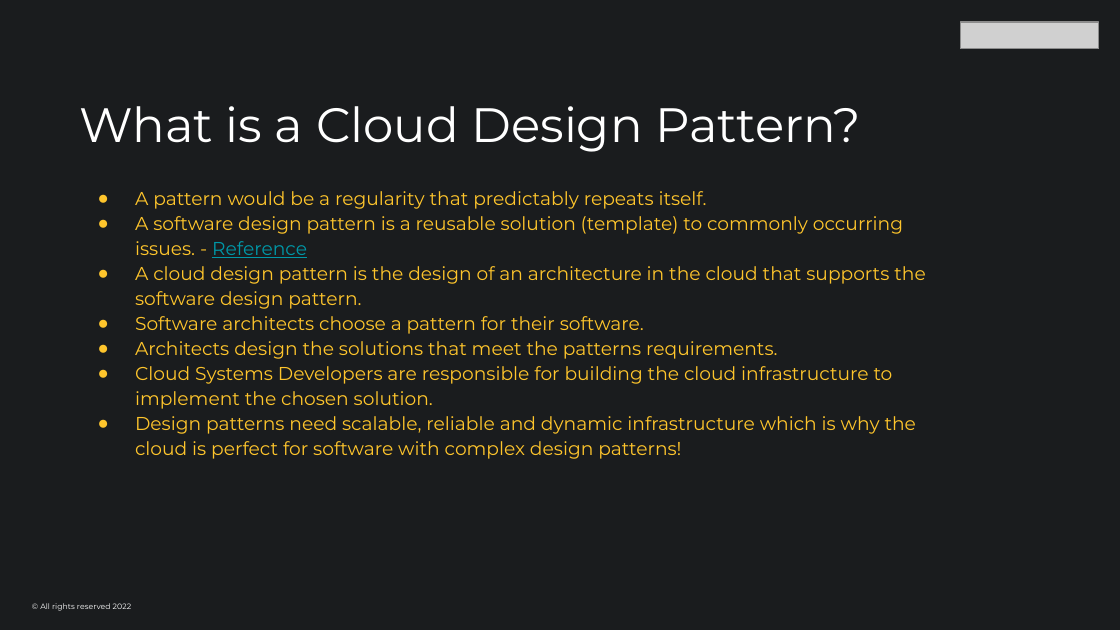
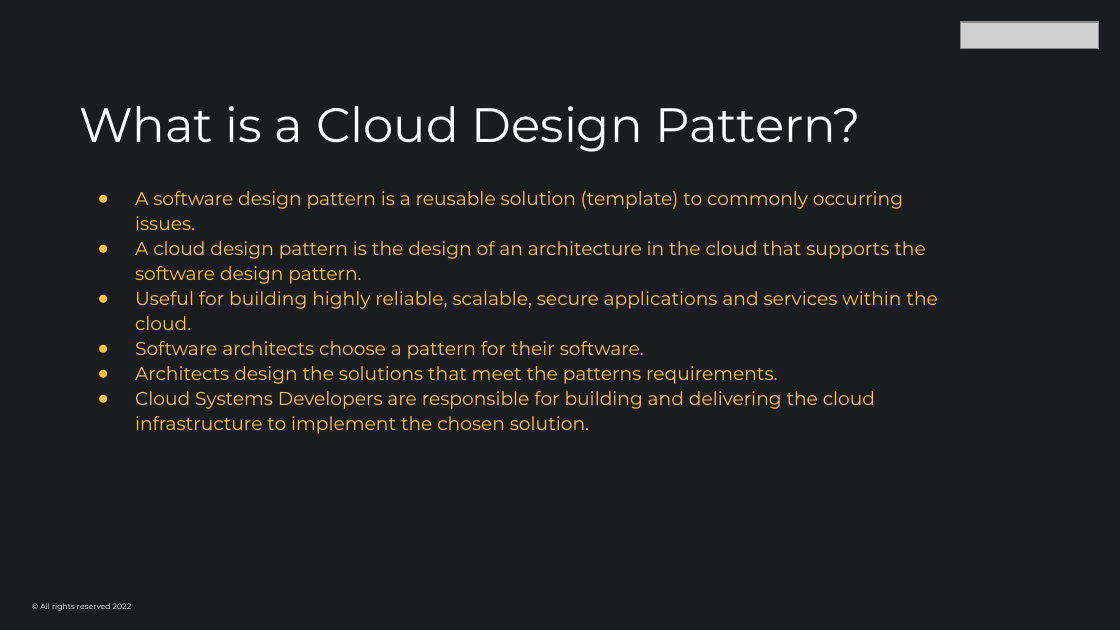
Before and after one commit to dalemorson/mentoring-sessions, a slide deck: slide 2 of 012-Cloud-Design-Patterns/Cloud-Design-Patterns.pptx. Drawn at 1120x630 pixels with LibreOffice and Linux fonts; fonts in the diff are those of the drawing; grey boxes stand for pictures. Boxes give left, top, right and bottom in pixels: in the first picture for what was removed or moved away, otherwise in the second. Text is boxed around its words. In the diff, an @@ line names an element or a change of style, - is before the commit and + after.

Commit message:
updated cloud design patterns files

```diff
--- a/012-Cloud-Design-Patterns/Cloud-Design-Patterns.pptx
+++ b/012-Cloud-Design-Patterns/Cloud-Design-Patterns.pptx
@@ text at <box>135,191,903,230</box>: text changed @@
-● A pattern would be a regularity that predictably repeats itself.
-● A software design pattern is a reusable solution (template) to commonly occurring issues. - Reference
+● A software design pattern is a reusable solution (template) to commonly occurring issues.
@@ text at <box>135,291,937,330</box>: paragraph added @@
+● Useful for building highly reliable, scalable, secure applications and services within the cloud.
@@ text at <box>135,391,875,434</box>: text changed @@
-● Cloud Systems Developers are responsible for building the cloud infrastructure to implement the chosen solution.
-● Design patterns need scalable, reliable and dynamic infrastructure which is why the cloud is perfect for software with complex design patterns!
+● Cloud Systems Developers are responsible for building and delivering the cloud infrastructure to implement the chosen solution.
```
Also in this commit, not shown: 5 other slides changed, 1 slide added, 3 other files.
